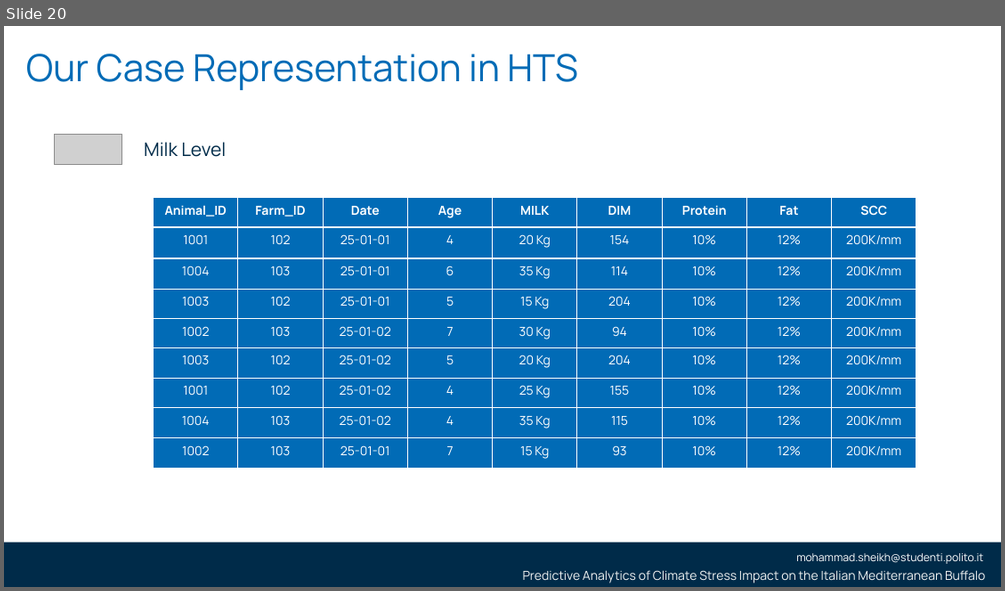
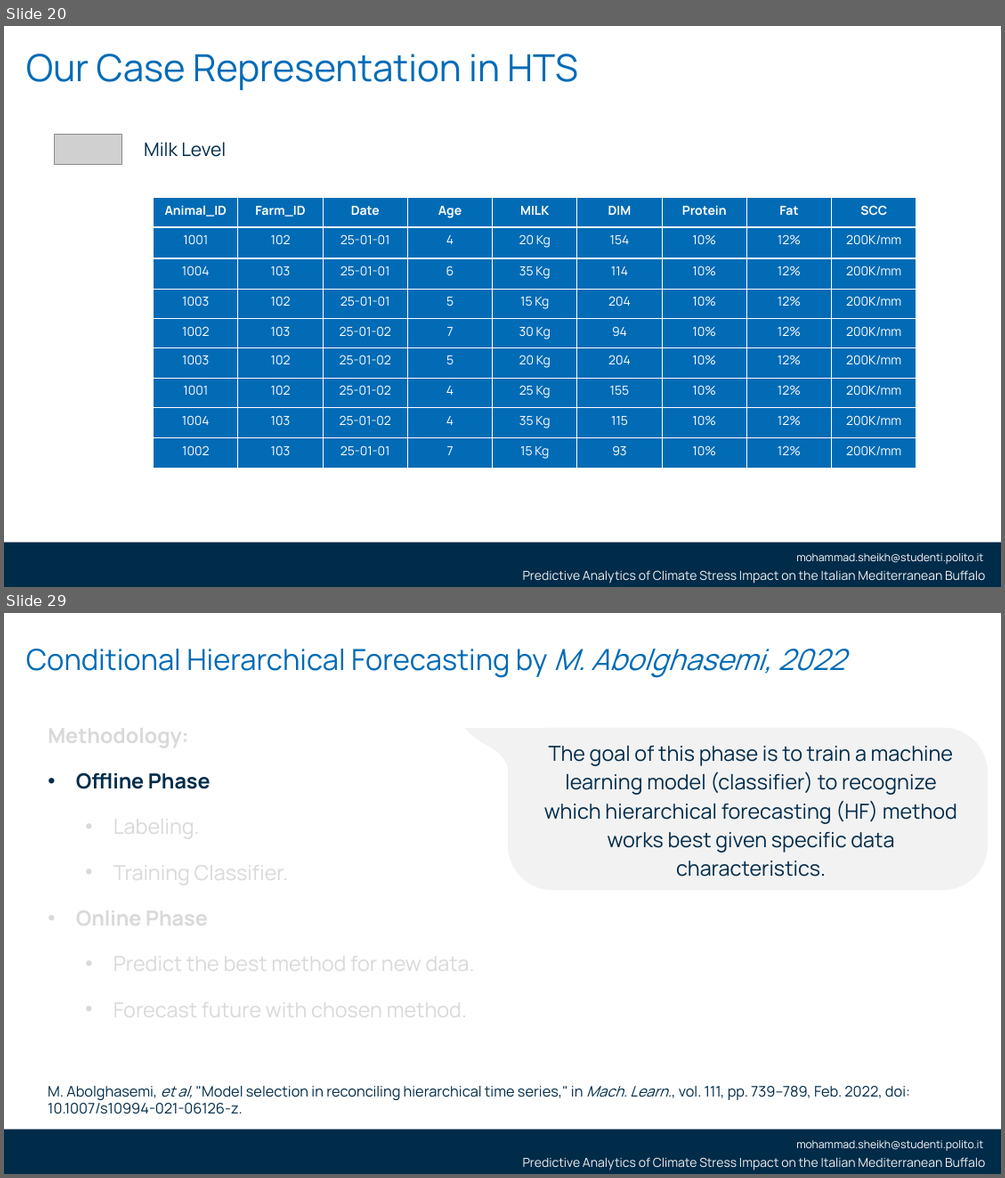
Before and after one commit to smsag99/Thesis, a slide deck: Presentation/thesisPresentation3.pptx. Shown one above the other, each under a label of ours: slide 20 before the commit, slides 20 and 29 after it; the slides between them are not shown. The pictures are 1005x591 and 1005x1178 pixels, drawn with LibreOffice and Linux fonts; fonts in the diff are those of the drawing; grey boxes stand for pictures; background and template pictures are left out. Boxes give left, top, right and bottom in pixels: in the first picture for what was removed or moved away, otherwise in the second. Text is boxed around its words. In the diff, an @@ line names an element or a change of style, - is before the commit and + after.

```diff
--- a/Presentation/thesisPresentation3.pptx
+++ b/Presentation/thesisPresentation3.pptx
@@ slide 29 added at box(4, 613, 1001, 1174), background #FFFFFF; not listed: 3 template elements that a slide beside it also shows @@
@@ text added at box(26, 649, 845, 678), 28 pt, text #006BB6 @@
+Conditional Hierarchical Forecasting by M. Abolghasemi, 2022
@@ text added at box(48, 721, 475, 1023), 20 pt, text #D9D9D9 @@
+Methodology:
+• Offline Phase
+  • Labeling.
+  • Training Classifier.
+• Online Phase
+  • Predict the best method for new data.
+  • Forecast future with chosen method.
@@ freeform shape added at box(465, 728, 540, 805), fill #F2F2F2 @@
@@ freeform shape added at box(508, 728, 988, 890), fill #F2F2F2 @@
@@ text added at box(544, 746, 957, 876), 20 pt, text #002B49 @@
+The goal of this phase is to train a machine learning model (classifier) to recognize which hierarchical forecasting (HF) method works best given specific data characteristics.
@@ text added at box(48, 1086, 910, 1114), 14 pt, text #002B49 @@
+M. Abolghasemi, et al, "Model selection in reconciling hierarchical time series," in Mach. Learn., vol. 111, pp. 739–789, Feb. 2022, doi: 10.1007/s10994-021-06126-z.
```
Also in this commit, not shown: 3 slides changed, 8 other slides added, 2 slides removed, 2 other files.
